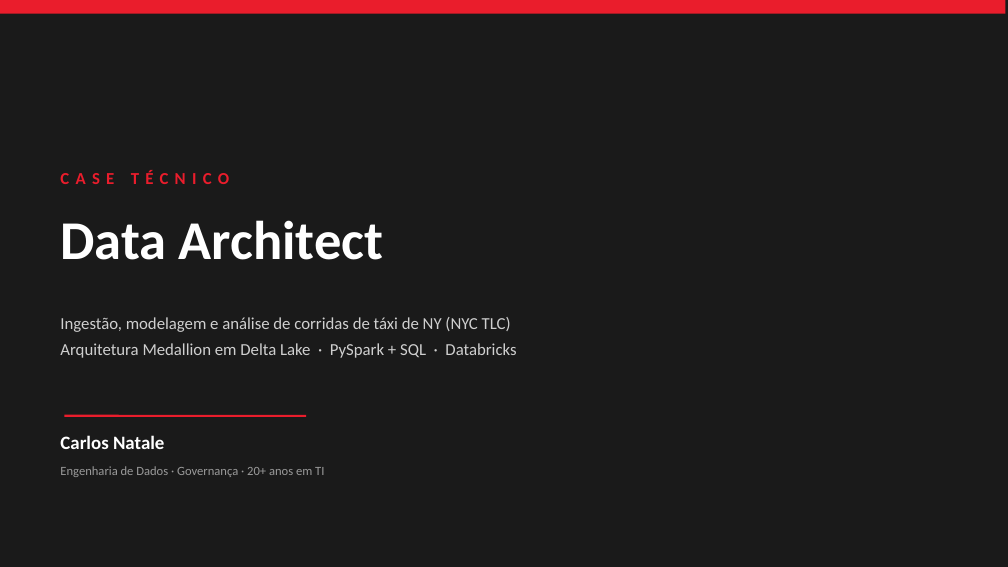
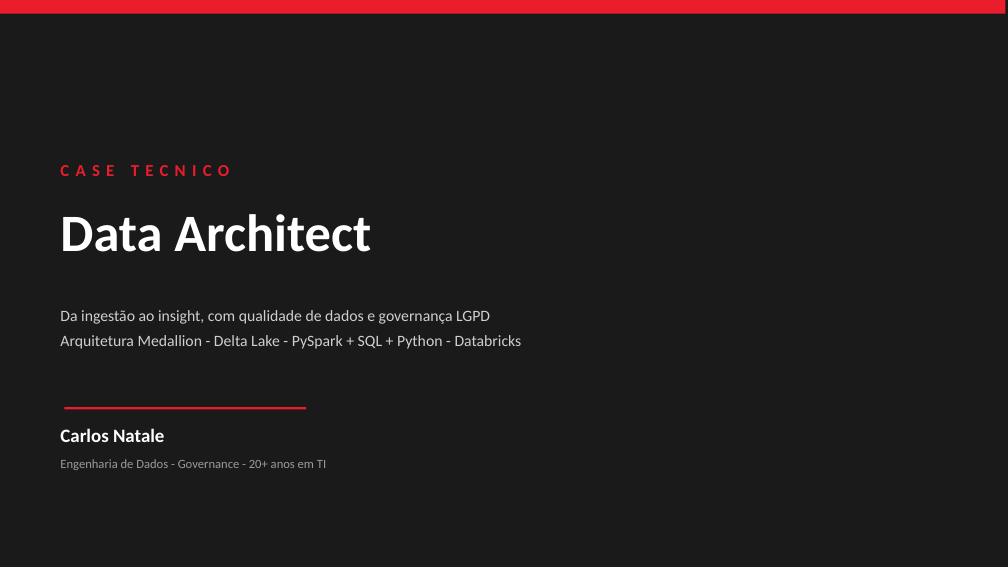
Before and after one commit to carlosnatale/ifood-case, a slide deck: slide 1 of apresentacao/Apresentacao_Case_iFood.pptx. Drawn at 1008x567 pixels with LibreOffice and Linux fonts; fonts in the diff are those of the drawing. Boxes give left, top, right and bottom in pixels: in the first picture for what was removed or moved away, otherwise in the second. Text is boxed around its words. In the diff, an @@ line names an element or a change of style, - is before the commit and + after.

```diff
--- a/apresentacao/Apresentacao_Case_iFood.pptx
+++ b/apresentacao/Apresentacao_Case_iFood.pptx
@@ text at (60, 165, 229, 176): text changed @@
-CASE TÉCNICO
+CASE TECNICO
@@ text "Data Architect" at (60, 214, 371, 252): size 52 to 50 pt @@
@@ text at (60, 310, 522, 349): text changed; size 16 to 15 pt @@
-Ingestão, modelagem e análise de corridas de táxi de NY (NYC TLC)
-Arquitetura Medallion em Delta Lake · PySpark + SQL · Databricks
+Da ingestão ao insight, com qualidade de dados e governança LGPD
+Arquitetura Medallion - Delta Lake - PySpark + SQL + Python - Databricks
@@ line moved from (64, 416) - (306, 416) to (64, 408) - (306, 408) @@
@@ text "Carlos Natale": place and size @@
-text "Carlos Natale" at (60, 435, 164, 449)
+text "Carlos Natale" at (60, 428, 164, 442)
@@ text at (60, 459, 326, 470): text changed @@
-Engenharia de Dados · Governança · 20+ anos em TI
+Engenharia de Dados - Governance - 20+ anos em TI
```
Also in this commit, not shown: 4 other slides changed, 8 slides added, 8 slides removed.
